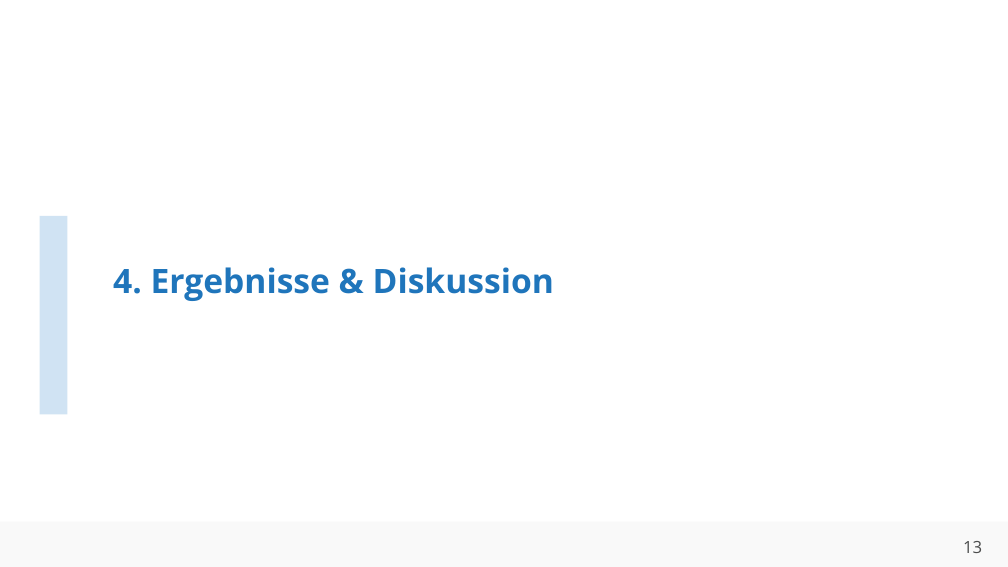
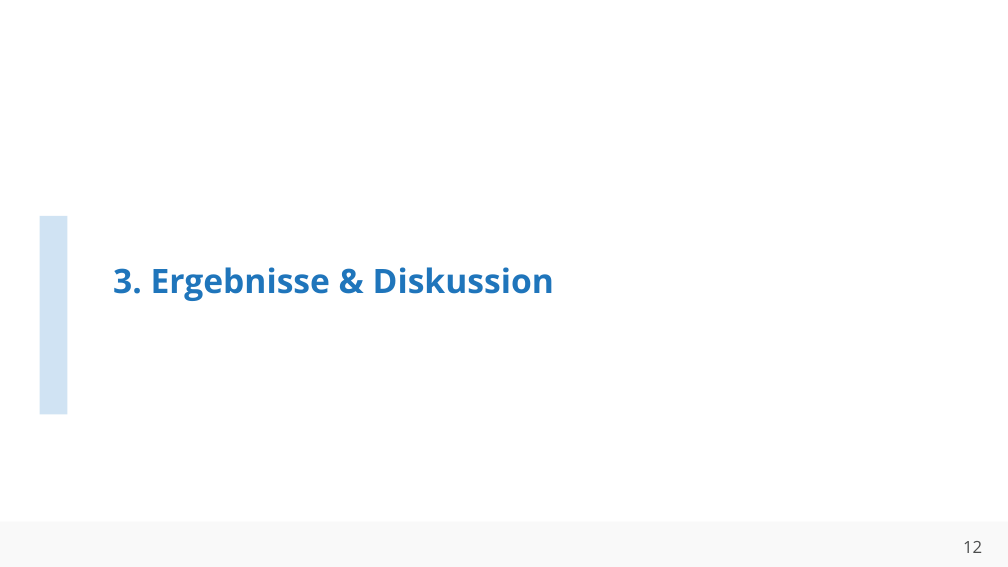
Before and after one commit to ahndavin/Abschlussarbeit_Bachelor, a slide deck: slide 12 of Kolloquium/Kolloquium.pptx (slide 13 before the commit). Drawn at 1008x567 pixels with LibreOffice and Linux fonts; fonts in the diff are those of the drawing; background and template pictures are left out. Boxes give left, top, right and bottom in pixels: in the first picture for what was removed or moved away, otherwise in the second. Text is boxed around its words. In the diff, an @@ line names an element or a change of style, - is before the commit and + after.

```diff
--- a/Kolloquium/Kolloquium.pptx
+++ b/Kolloquium/Kolloquium.pptx
@@ title at (113, 267, 554, 301): text changed @@
-4. Ergebnisse & Diskussion
+3. Ergebnisse & Diskussion
@@ page number at (963, 541, 982, 553): text changed @@
-13
+12
```
Also in this commit, not shown: 11 other slides changed, 1 slide added, 6 slides removed, 1 other file.
